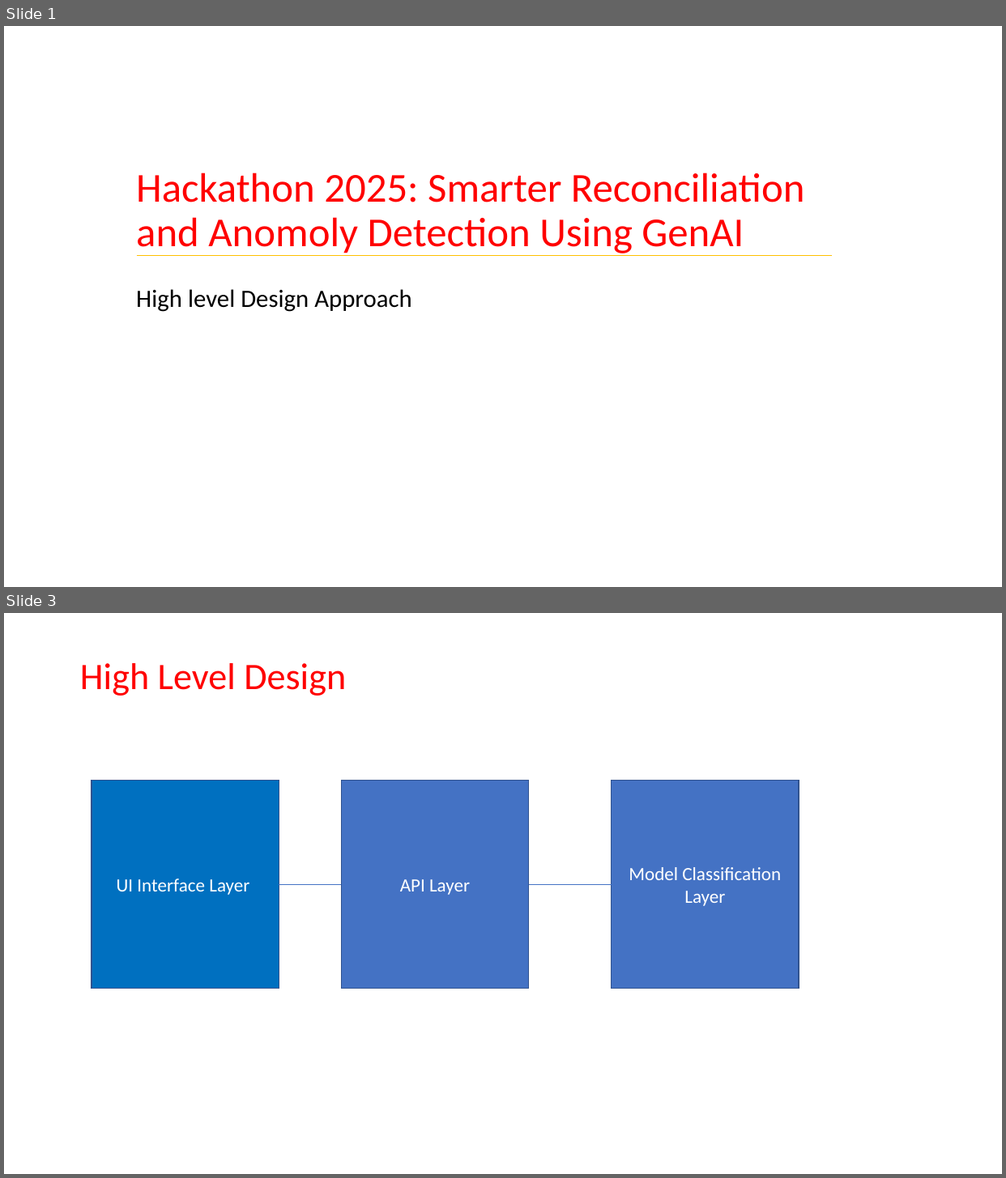
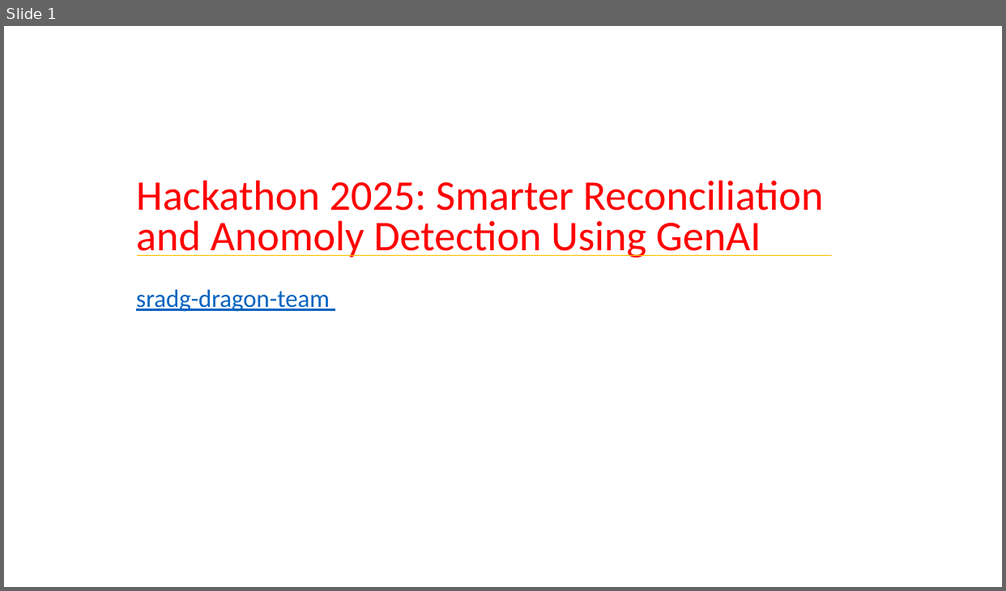
Before and after one commit to ewfx/sradg-dragon-team, a slide deck: artifacts/arch/Design_Approach_Smarter Reconcillation and Anomoly Detection Using GenAI_V1.1.pptx. Shown one above the other, each under a label of ours: slides 1 and 3 before the commit, slide 1 after it; the slides between them are not shown. The pictures are 1006x1178 and 1006x591 pixels, drawn with LibreOffice and Linux fonts; fonts in the diff are those of the drawing. Boxes give left, top, right and bottom in pixels: in the first picture for what was removed or moved away, otherwise in the second. Text is boxed around its words. In the diff, an @@ line names an element or a change of style, - is before the commit and + after.

Commit message:
added ppt for smart reconciliation and anomaly detection system

```diff
--- a/artifacts/arch/Design_Approach_Smarter Reconcillation and Anomoly Detection Using GenAI_V1.1.pptx
+++ b/artifacts/arch/Design_Approach_Smarter Reconcillation and Anomoly Detection Using GenAI_V1.1.pptx
@@ slide 3 removed at (4, 613, 1002, 1174), background #FFFFFF @@
@@ title removed at (80, 663, 346, 696) @@
-High Level Design
@@ rectangle removed at (91, 781, 279, 989) @@
-UI Interface Layer
@@ rectangle removed at (341, 781, 528, 989) @@
-API Layer
@@ rectangle removed at (612, 781, 799, 989) @@
-Model Classification Layer
@@ line removed from (279, 884) to (341, 884) @@
@@ line removed from (529, 884) to (612, 884) @@
@@ slide 1 changed as well @@
@@ title "Hackathon 2025: Smarter Reconciliation and ..." at (136, 180, 823, 258): size 39.6 to 40.7 pt; line spacing 0.9 to 0.8 @@
@@ subtitle at (136, 289, 330, 312): text changed; text colour #000000 to #0563C1 @@
-High level Design Approach
+sradg-dragon-team
```
Also in this commit, not shown: 1 other slide changed, 4 slides added, 2 other slides removed, 1 other file.
